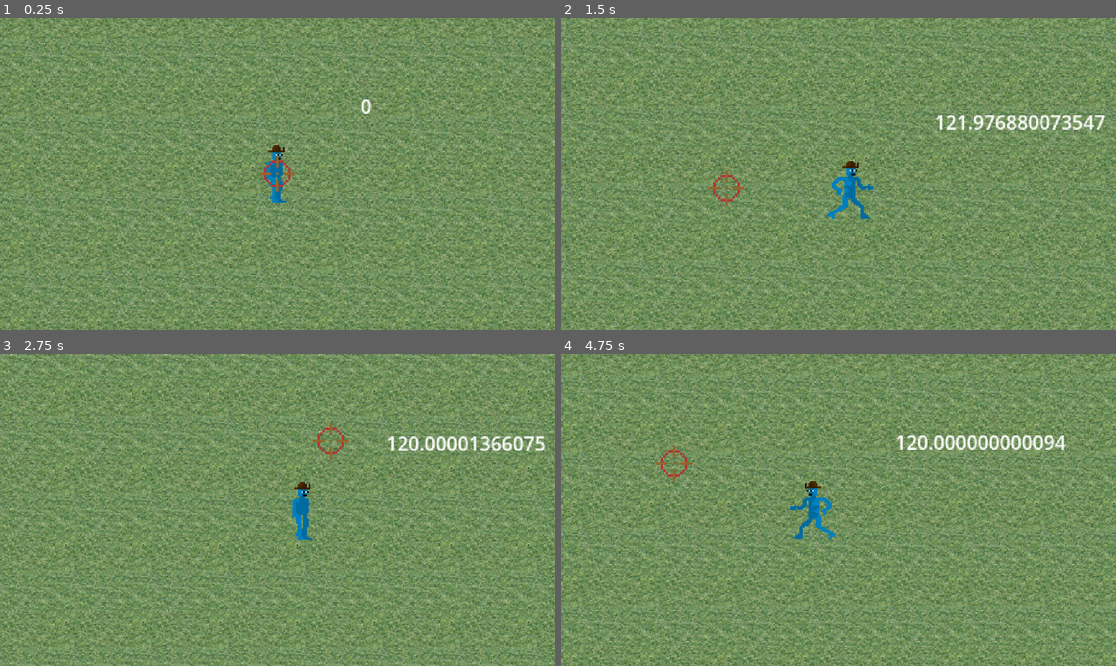
Above: before the commit, frames 1-4 (two rows, left to right).
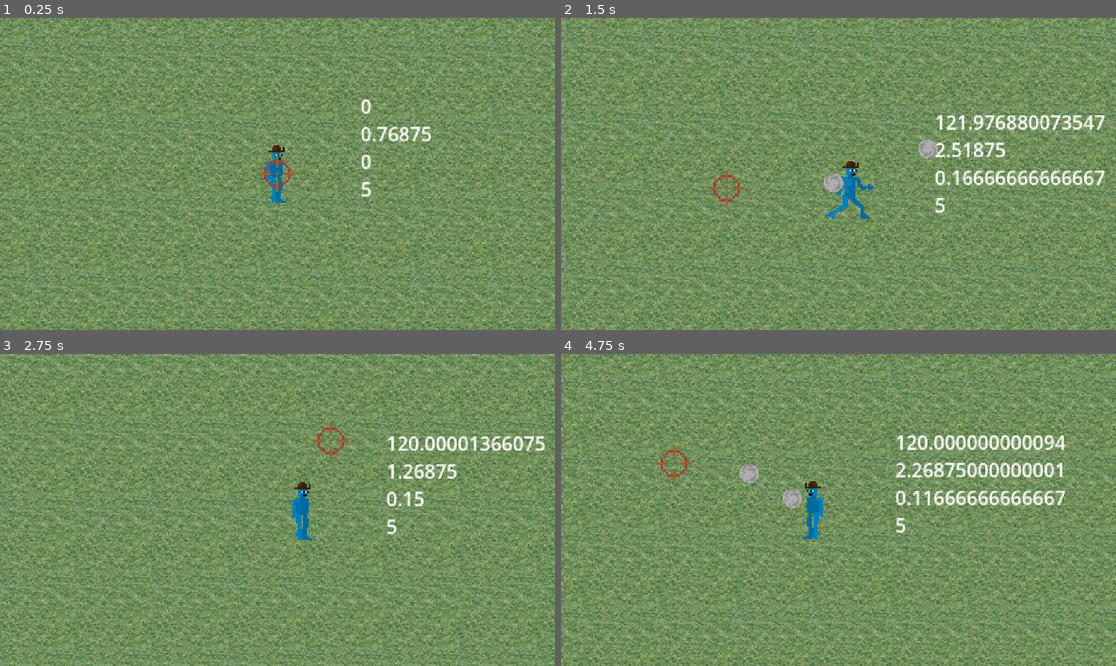
Above: after the commit, the same moments.

Repository: rtxdr/knakiparty
Game: Godot game, scene res://scenes/game.tscn
Same seed, same stepped clock (60 frames per second), same inputs: the game is played once before the commit and once after it. The project has no main scene, so this scene is started directly.
Inputs (mouse positions are in pixels of both pictures, inside the frame that each line leads up to):
- Up to frame 1 (0.25 s): no input
- Up to frame 2 (1.5 s): tap Enter at 0.5 s; move the mouse to (960, 158) at 0.52 s; hold D (move_right) 0.53-1.28 s; move the mouse to (727, 189) at 1.27 s; hold S (move_down) from 1.28 s (still down)
- Up to frame 3 (2.75 s): move the mouse to (333, 441) at 2.02 s; release S (move_down) at 2.03 s; hold D (move_right) from 2.03 s (still down)
- Up to frame 4 (4.75 s): move the mouse to (810, 572) at 2.77 s; release D (move_right) at 2.78 s; hold W (move_up) 2.78-3.53 s; move the mouse to (1005, 556) at 3.52 s; hold A (move_left) from 3.53 s (still down); move the mouse to (672, 463) at 4.27 s

The runs differ from the first frame. In frame 1, 0.4% of the frame differs, in the area x 64-78%, y 34-58%; in frame 2, 1.5%; in frame 3, 0.5%; in frame 4, 2.4%, in the area x 32-91%, y 34-60%.

Commit message:
stats for player and rock update

Diff:
--- a/object/player.gd
+++ b/object/player.gd
@@ -1,18 +1,32 @@
 extends CharacterBody2D
 
 @export var MAXSPEED = 120
+@export var SPEEDMULT = 2
 @export var ACCELERATRION = 3000
 @export var FRICTION = 2400
+
+@export var reloadtime = 2
+@export var shootspeed = 0.2
+@export var clipsize = 5
 
 var PROJECTILE: PackedScene = preload("res://object/rock.tscn")
 
 @onready var raycast = $RayCast2D
 @onready var camera = $Camera2D
 @onready var playersprite = $AnimatedSprite2D
+@onready var shoottimer = $shoot
+@onready var shootintervaltimer = $shootinterval
 
 @onready var axis = Vector2.ZERO
 
 var mouse_position = null
+
+func updatestats():
+	shoottimer.wait_time = reloadtime + (shootspeed * clipsize)
+	shootintervaltimer.wait_time = shootspeed
+
+func _ready():
+	updatestats()
 
 func _input(event):
 	if Input.is_action_just_pressed("move_left"):
@@ -22,9 +36,10 @@
 
 func _physics_process(delta):
 	move(delta)
+	updatestats()
 	var velocitytotal = abs(velocity[0])+abs(velocity[1])
 	if velocity:
-		playersprite.play("walk",velocitytotal/MAXSPEED)
+		playersprite.play("walk",SPEEDMULT)
 	else:
 		playersprite.play("default")
 
@@ -35,7 +50,8 @@
 	#END
 
 	#debug update
-	$RichTextLabel.text = str(velocitytotal)
+	$RichTextLabel.text = (str(velocitytotal) + "\n" + str(shoottimer.time_left) + "\n" +
+	str(shootintervaltimer.time_left)+"\n"+str(clipsize))
 
 func get_input_axis():
 	axis.x = int(Input.is_action_pressed("move_right")) - int(Input.is_action_pressed("move_left"))
@@ -61,12 +77,16 @@
 
 func apply_movement(accel):
 	velocity += accel
-	velocity = velocity.limit_length(MAXSPEED)
+	velocity = velocity.limit_length(MAXSPEED*SPEEDMULT)
 
 func _on_shoot_timeout():
 	if PROJECTILE:
-		var rock = PROJECTILE.instantiate()
-		get_tree().current_scene.add_child(rock)
-		rock.global_position = self.global_position
+		for i in range(clipsize):
+			shootintervaltimer.start()
+			var rock = PROJECTILE.instantiate()
+			get_tree().current_scene.add_child(rock)
+			rock.global_position = self.global_position
 
-		rock.rotation = raycast.rotation
+			rock.rotation = raycast.rotation
+			if clipsize > 1:
+				await shootintervaltimer.timeout
--- a/object/player.tscn
+++ b/object/player.tscn
@@ -63,6 +63,9 @@
 [node name="shoot" type="Timer" parent="."]
 autostart = true
 
+[node name="shootinterval" type="Timer" parent="."]
+wait_time = 0.3
+
 [node name="RichTextLabel" type="RichTextLabel" parent="."]
 offset_left = 69.0
 offset_top = -68.0
--- a/object/rock.tscn
+++ b/object/rock.tscn
@@ -1,7 +1,8 @@
-[gd_scene load_steps=4 format=3 uid="uid://ds1t46217b0xu"]
+[gd_scene load_steps=5 format=3 uid="uid://ds1t46217b0xu"]
 
 [ext_resource type="Script" path="res://object/rock.gd" id="1_cvn7l"]
 [ext_resource type="Texture2D" uid="uid://csgq6v3oce123" path="res://sprite/Rock.png" id="2_krrjt"]
+[ext_resource type="AudioStream" uid="uid://q8hch3rn8vjm" path="res://sound/throw.mp3" id="3_2ybjw"]
 
 [sub_resource type="CircleShape2D" id="CircleShape2D_lr8xa"]
 radius = 18.0
@@ -20,4 +21,8 @@
 wait_time = 0.383
 autostart = true
 
+[node name="spawnsound" type="AudioStreamPlayer2D" parent="."]
+stream = ExtResource("3_2ybjw")
+autoplay = true
+
 [connection signal="timeout" from="death" to="." method="_on_timer_timeout"]
--- a/scenes/game.tscn
+++ b/scenes/game.tscn
@@ -22,3 +22,4 @@
 
 [node name="player" parent="." instance=ExtResource("2_lunxl")]
 position = Vector2(593, 432)
+SPEEDMULT = 1
Not shown, added: sound/throw.mp3.import
Not shown, added: sprite/NZdeath(1).png.import
Not shown, added: sprite/zombie/normal/zombiedeath.png.import
Not shown, added: sound/throw.mp3
